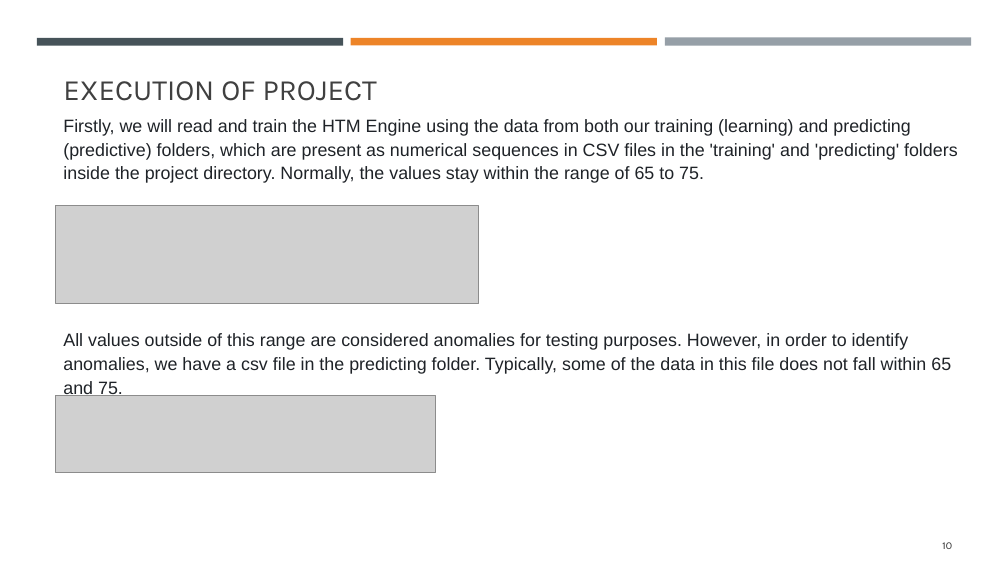
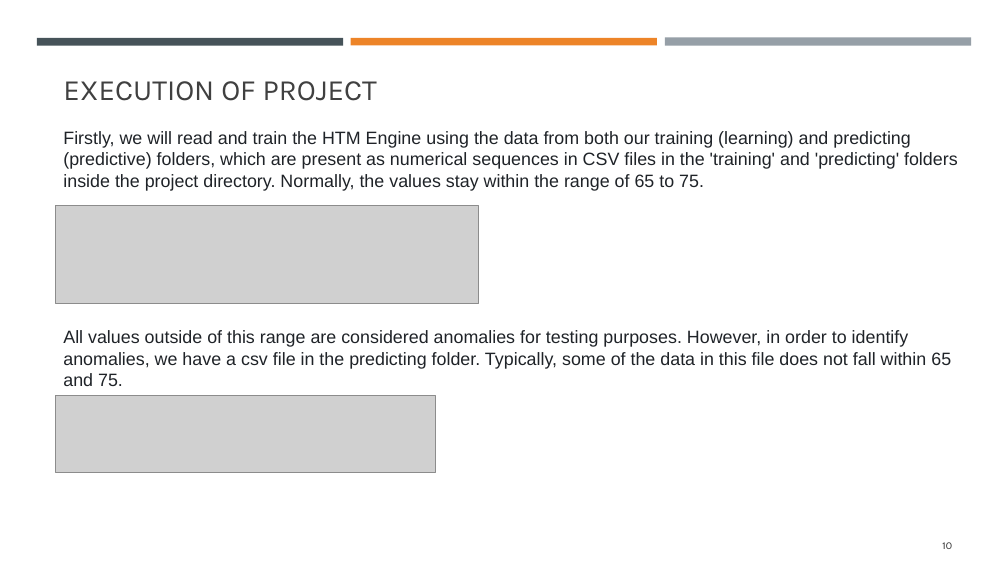
Before and after one commit to mahbubur-r/neocortexapi, a slide deck: slide 10 of source/MySEProject/Documentation/ML 2425-03 Implement Anomaly Detection Sample.pptx. Drawn at 1008x567 pixels with LibreOffice and Linux fonts; fonts in the diff are those of the drawing; grey boxes stand for pictures. Boxes give left, top, right and bottom in pixels: in the first picture for what was removed or moved away, otherwise in the second. Text is boxed around its words. In the diff, an @@ line names an element or a change of style, - is before the commit and + after.

Commit message:
Project presentation updated

```diff
--- a/source/MySEProject/Documentation/ML 2425-03 Implement Anomaly Detection Sample.pptx
+++ b/source/MySEProject/Documentation/ML 2425-03 Implement Anomaly Detection Sample.pptx
@@ text "Firstly, we will read and ..." at (63,131,958,386): line spacing 1.1 to 1 @@
```
Also in this commit, not shown: 8 other slides changed, 2 other files.
